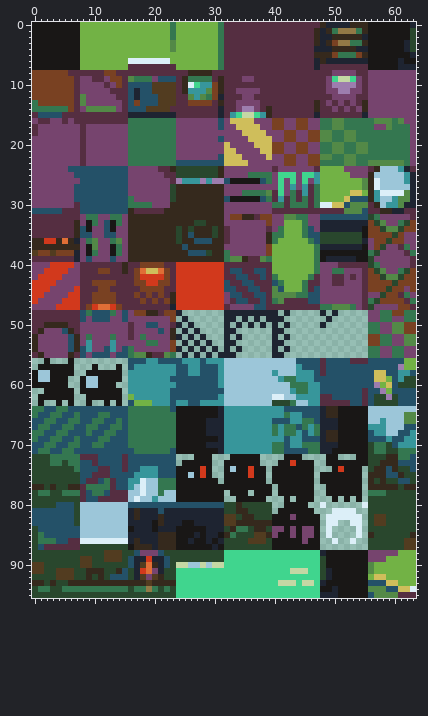
Two states of a pixel-art file, Sprites/tileset_1.aseprite. The first picture shows the starting point.
64x96 pixels, 1 frame.
After the commit:
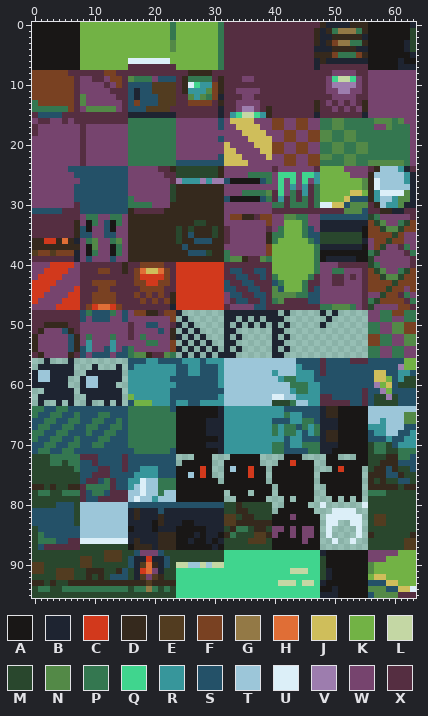
Palette (. is transparent): A #191716  B #1e2431  C #d2391c  D #35291d  E #523c20  F #794122  G #937946  H #e06e36  J #cfbe5b  K #72b245  L #c4d7a4  M #29472d  N #538947  P #347750  Q #40d58e  R #37969b  S #245168  T #9cc6d9  U #dceff8  V #9d7dae  W #76446e  X #552e41
The exact change:
Colour A becomes colour B in row 56 at x 2 and 6; in row 57 at x 1 to 6, 10 and 14; in row 58 at x 0, 3 to 6 and 9 to 14; in row 59 at x 0, 3 to 5, 8 and 11 to 14; in row 60 at x 0 to 5, 8 and 11 to 13; in row 61 at x 2 to 6 and 8 to 14.
Colour A becomes colour B in row 62 at x 1 to 6 and 9 to 14; in row 63 at x 1, 4, 6, 9, 12 and 14.
